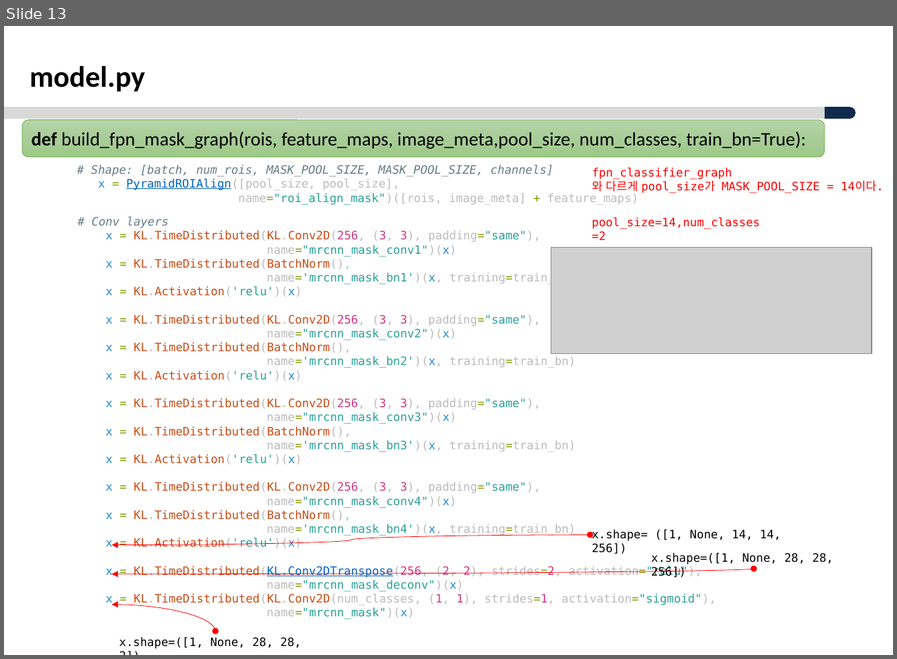
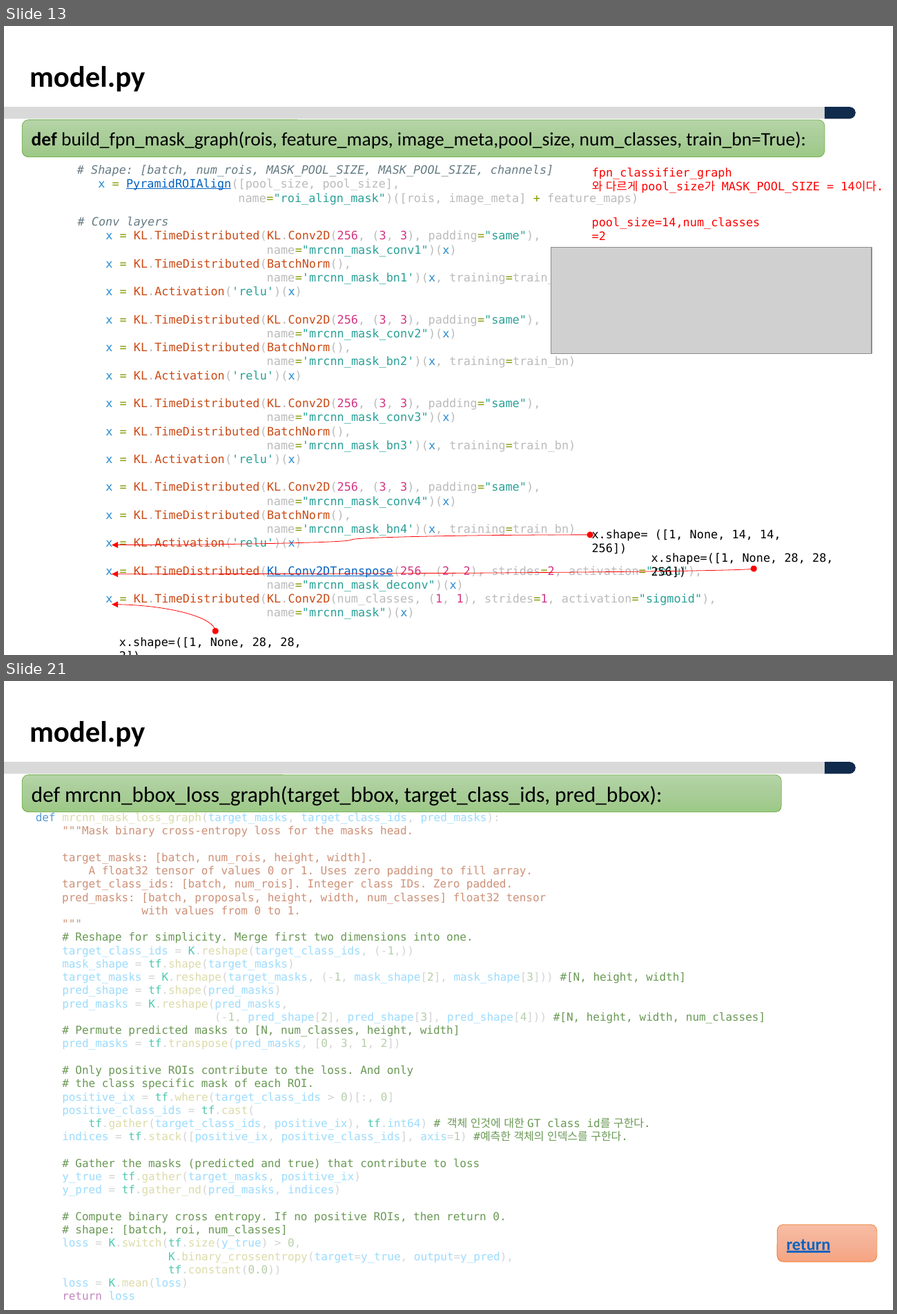
Before and after one commit to ksyoon70/Mask-RCNN-TF2, a slide deck: Masked-RCNN_분석_V1.0.pptx. Shown one above the other, each under a label of ours: slide 13 before the commit, slides 13 and 21 after it; the slides between them are not shown. The pictures are 897x659 and 897x1314 pixels, drawn with LibreOffice and Linux fonts; fonts in the diff are those of the drawing; grey boxes stand for pictures; background and template pictures are left out. Boxes give left, top, right and bottom in pixels: in the first picture for what was removed or moved away, otherwise in the second. Text is boxed around its words. In the diff, an @@ line names an element or a change of style, - is before the commit and + after.

Commit message:
수정 [M0301]
 - loss 함수 추가

```diff
--- a/Masked-RCNN_분석_V1.0.pptx
+++ b/Masked-RCNN_분석_V1.0.pptx
@@ slide 21 added at bbox=[4, 681, 893, 1310], background #FFFFFF; not listed: 2 template elements that a slide beside it also shows @@
@@ text added at bbox=[30, 721, 145, 747], 28 pt, text #000000, bold @@
+model.py
@@ rounded rectangle added at bbox=[22, 775, 782, 812], fill gradient #B5D5A7 to #AACE9A to #9CC987, outline #70AD47 0.5 pt, 20.5 pt, text #000000 @@
+def mrcnn_bbox_loss_graph(target_bbox, target_class_ids, pred_bbox):
@@ text added at bbox=[36, 812, 765, 1299], 10.5 pt, text #9CDCFE @@
+def mrcnn_mask_loss_graph(target_masks, target_class_ids, pred_masks):
+"""Mask binary cross-entropy loss for the masks head.
+target_masks: [batch, num_rois, height, width].
+A float32 tensor of values 0 or 1. Uses zero padding to fill array.
+target_class_ids: [batch, num_rois]. Integer class IDs. Zero padded.
+pred_masks: [batch, proposals, height, width, num_classes] float32 tensor
+with values from 0 to 1.
+"""
+# Reshape for simplicity. Merge first two dimensions into one.
+target_class_ids = K.reshape(target_class_ids, (-1,))
+mask_shape = tf.shape(target_masks)
+target_masks = K.reshape(target_masks, (-1, mask_shape[2], mask_shape[3])) #[N, height, width]
+pred_shape = tf.shape(pred_masks)
+pred_masks = K.reshape(pred_masks,
+(-1, pred_shape[2], pred_shape[3], pred_shape[4])) #[N, height, width, num_classes]
+# Permute predicted masks to [N, num_classes, height, width]
+pred_masks = tf.transpose(pred_masks, [0, 3, 1, 2])
+# Only positive ROIs contribute to the loss. And only
+# the class specific mask of each ROI.
+positive_ix = tf.where(target_class_ids > 0)[:, 0]
+positive_class_ids = tf.cast(
+tf.gather(target_class_ids, positive_ix), tf.int64) # 객체 인것에 대한 GT class id를 구한다.
+indices = tf.stack([positive_ix, positive_class_ids], axis=1) #예측한 객체의 인덱스를 구한다.
+# Gather the masks (predicted and true) that contribute to loss
+y_true = tf.gather(target_masks, positive_ix)
+y_pred = tf.gather_nd(pred_masks, indices)
+# Compute binary cross entropy. If no positive ROIs, then return 0.
+# shape: [batch, roi, num_classes]
+loss = K.switch(tf.size(y_true) > 0,
+K.binary_crossentropy(target=y_true, output=y_pred),
+tf.constant(0.0))
+loss = K.mean(loss)
+return loss
@@ rounded rectangle added at bbox=[777, 1225, 877, 1262], fill gradient #F7BDA5 to #F5B196 to #F8A582, outline #ED7D31 0.5 pt, 16 pt, text #0563C1, bold, underline @@
+return
```
Also in this commit, not shown: 3 slides changed, 7 other slides added, 1 slide removed, 2 other files.
